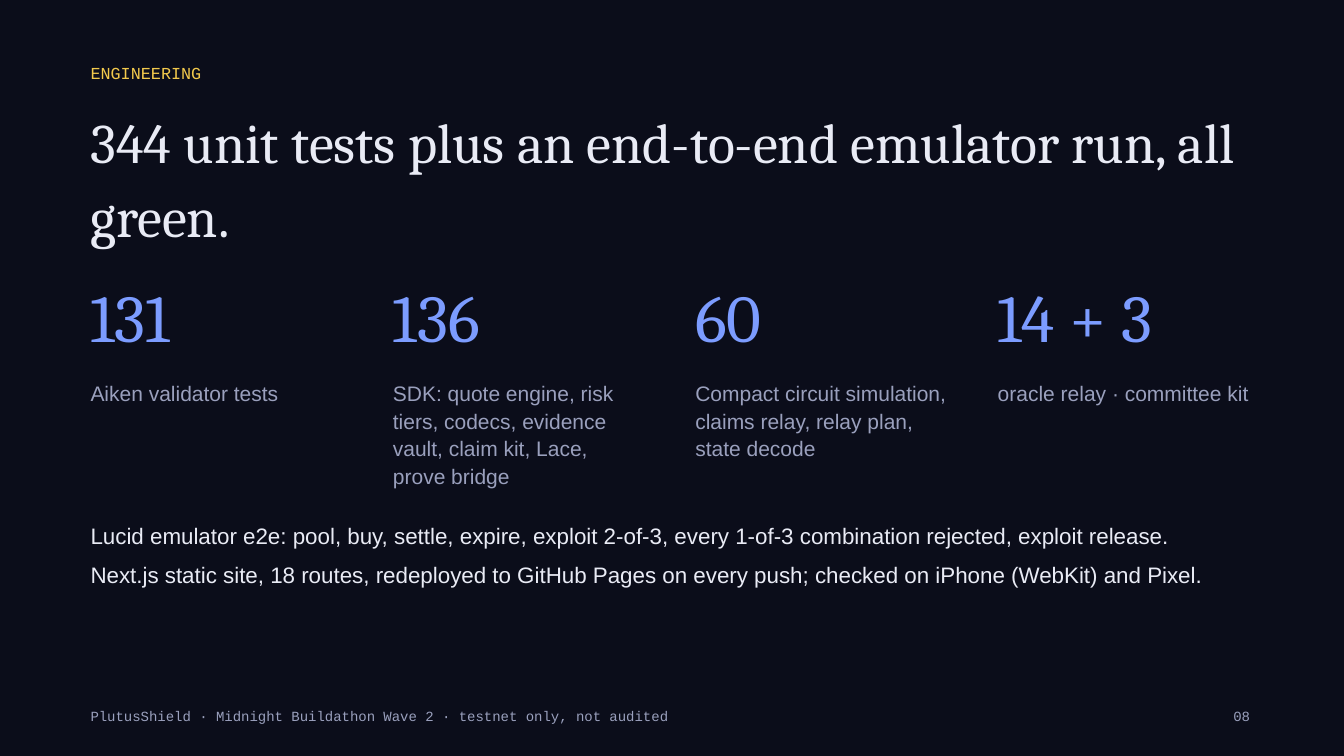
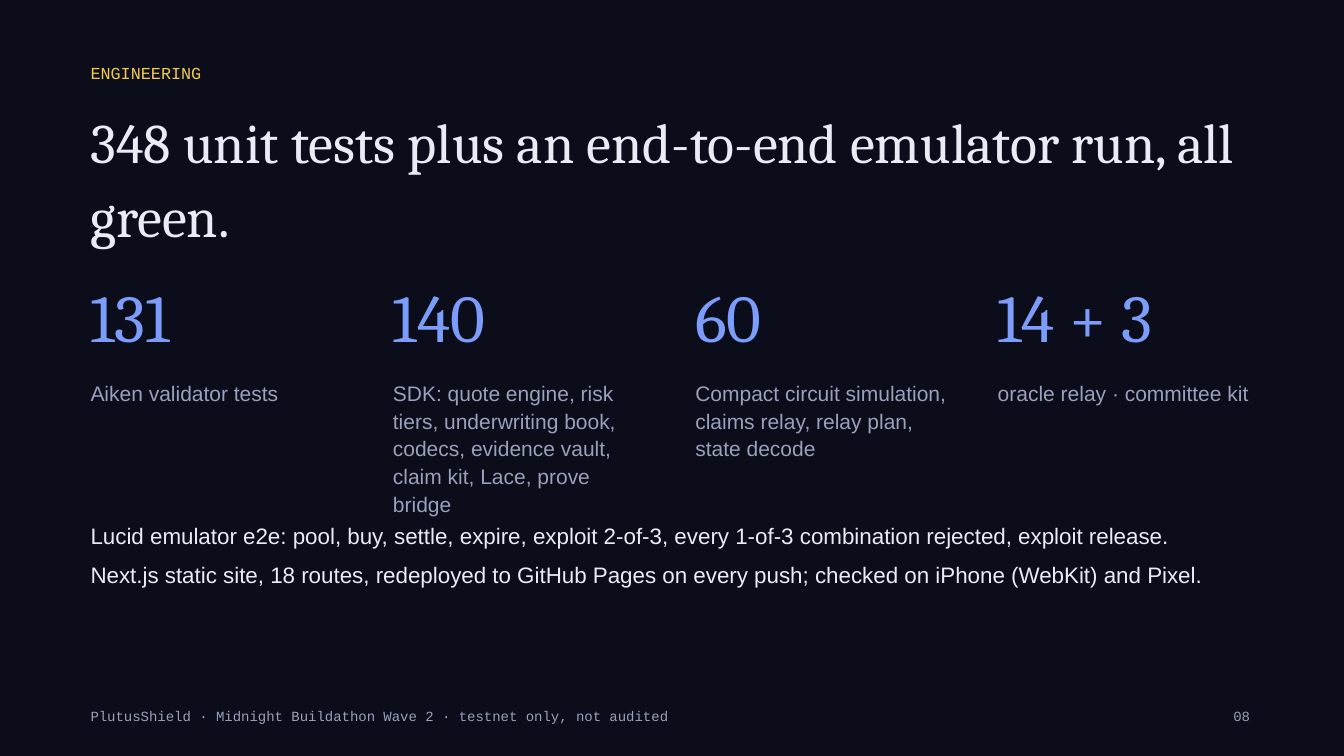
Before and after one commit to Kshot3000/PlutusShield, a slide deck: slide 8 of docs/buildathon/PlutusShield-Wave2-deck.pptx. Drawn at 1344x756 pixels with LibreOffice and Linux fonts; fonts in the diff are those of the drawing. Boxes give left, top, right and bottom in pixels: in the first picture for what was removed or moved away, otherwise in the second. Text is boxed around its words. In the diff, an @@ line names an element or a change of style, - is before the commit and + after.

Commit message:
Web: public underwriting book on /book
SDK LIVE_SCORECARDS for the USDM depeg and exploit-cover pools: concrete
scorecard answers that scoreRiskTier lands at tier B / risk_mult_bps 10_000
(4 tests; SDK 140, total 348). Web /book page lists each live Preview pool
(plus frozen exploit v1 as legacy) with read-only scorecard breakdown,
capital/utilization from pool snapshots, InitPool txs and explorer links —
same compile-time-from-records pattern as /claims. Footer, sitemap, README,
risk-tiers + underwriting-pool docs linked; deck counts refreshed.

```diff
--- a/docs/buildathon/PlutusShield-Wave2-deck.pptx
+++ b/docs/buildathon/PlutusShield-Wave2-deck.pptx
@@ text at <box>91,124,1235,175</box>: text changed @@
-344 unit tests plus an end-to-end emulator run, all green.
+348 unit tests plus an end-to-end emulator run, all green.
@@ text at <box>393,296,485,343</box>: text changed @@
-136
+140
@@ text at <box>393,386,615,488</box>: text changed @@
-SDK: quote engine, risk tiers, codecs, evidence vault, claim kit, Lace, prove bridge
+SDK: quote engine, risk tiers, underwriting book, codecs, evidence vault, claim kit, Lace, prove bridge
```
Also in this commit, not shown: 15 other files.
